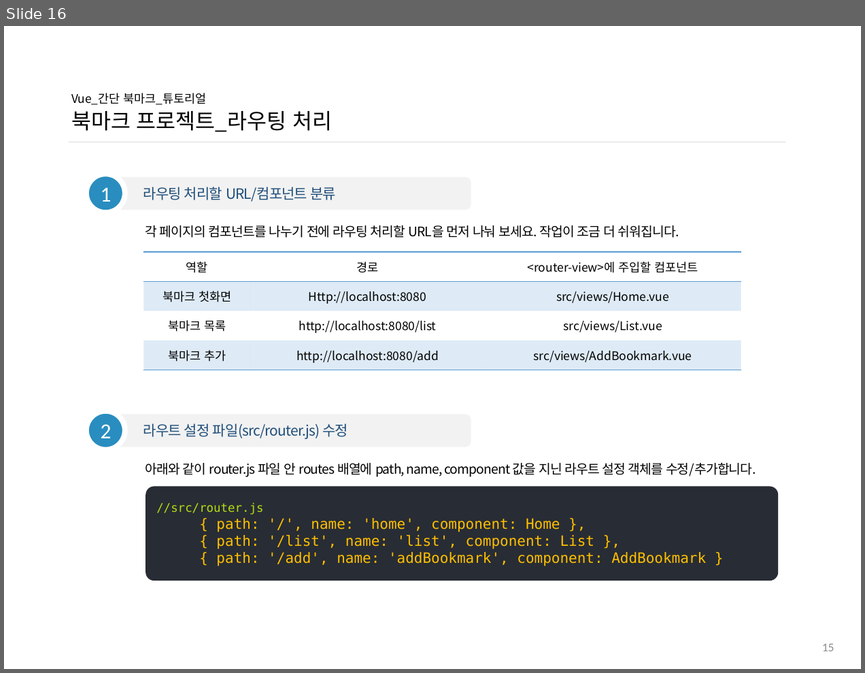
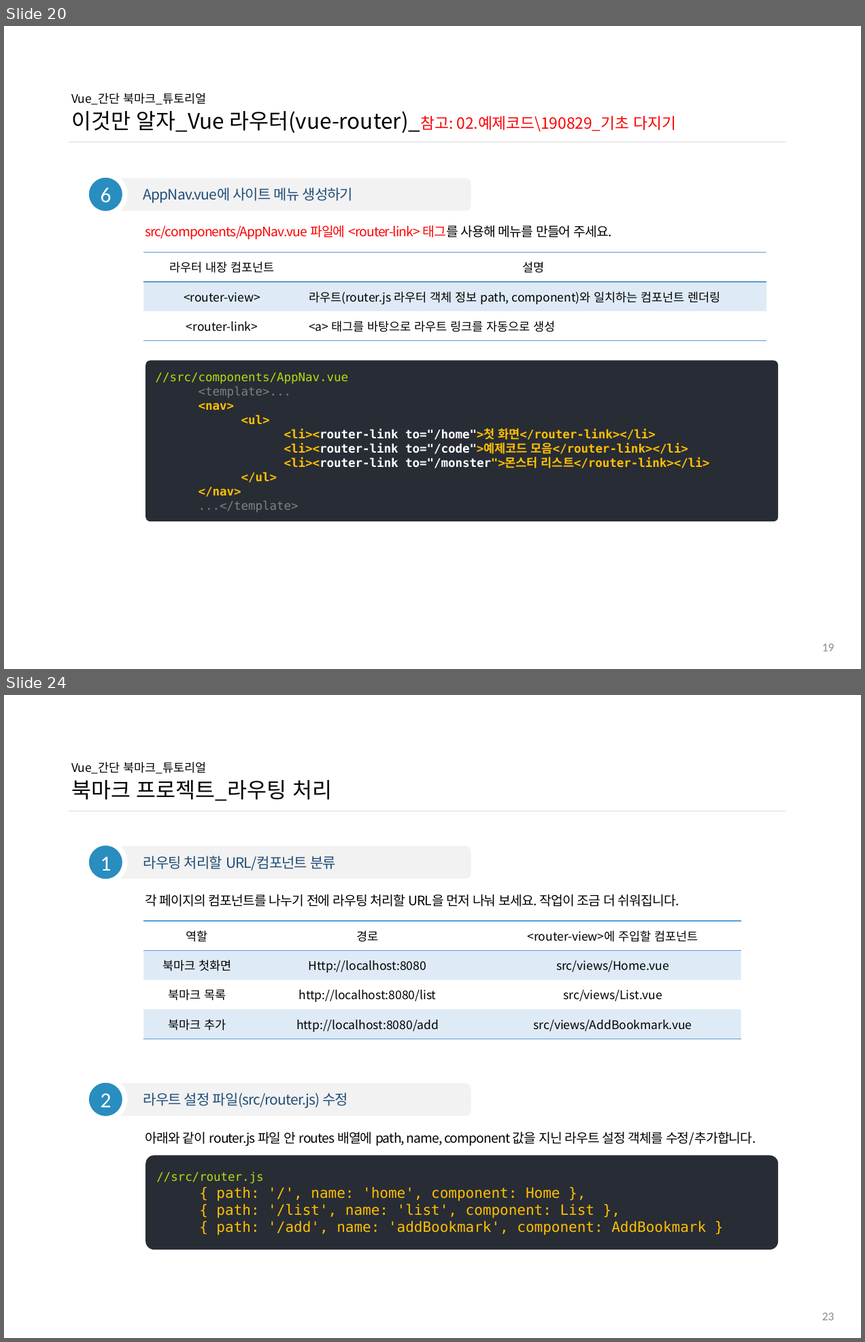
Before and after one commit to ddowon/vueStudy, a slide deck: 01.참고자료/190827_간단 북마크 만들기.pptx. Shown one above the other, each under a label of ours: slide 16 before the commit, slides 20 and 24 after it; the slides between them are not shown. The pictures are 865x673 and 865x1342 pixels, drawn with LibreOffice and Linux fonts; fonts in the diff are those of the drawing; background and template pictures are left out. Boxes give left, top, right and bottom in pixels: in the first picture for what was removed or moved away, otherwise in the second. Text is boxed around its words. In the diff, an @@ line names an element or a change of style, - is before the commit and + after.

Commit message:
8월 29일 스터디 자료 추가

```diff
--- a/01.참고자료/190827_간단 북마크 만들기.pptx
+++ b/01.참고자료/190827_간단 북마크 만들기.pptx
@@ slide 20 added at [4,26,861,669], background #FFFFFF @@
@@ title added at [71,93,677,133], 18 pt, text #000000 @@
+Vue_간단 북마크_튜토리얼
+이것만 알자_Vue 라우터(vue-router)_참고: 02.예제코드\190829_기초 다지기
@@ line added from (68, 142) to (785, 142), #D9D9D9 0.5 pt @@
@@ ellipse added at [86,175,125,214], fill #298DBF, outline #FFFFFF 4.5 pt, 18 pt, text #FFFFFF @@
+6
@@ rounded rectangle added at [107,178,471,210], fill #F2F2F2, 12 pt, text #1F4E79 @@
+AppNav.vue에 사이트 메뉴 생성하기
@@ text added at [145,225,612,240], 11 pt, text #FF0000 @@
+src/components/AppNav.vue 파일에 <router-link> 태그를 사용해 메뉴를 만들어 주세요.
@@ table added at [143,252,766,340], 3 rows, 2 columns @@
+라우터 내장 컴포넌트 | 설명
+<router-view> | 라우트(router.js 라우터 객체 정보 path, component)와 일치하는 컴포넌트 렌더링
+<router-link> | <a> 태그를 바탕으로 라우트 링크를 자동으로 생성
@@ rounded rectangle added at [145,360,778,521], fill #282C34, 10 pt, text #FFC000, bold @@
+//src/components/AppNav.vue
+  <template>...
+  <nav>
+    <ul>
+      <li><router-link to="/home">첫 화면</router-link></li>
+      <li><router-link to="/code">예제코드 모음</router-link></li>
+      <li><router-link to="/monster">몬스터 리스트</router-link></li>
+    </ul>
+  </nav>
+  ...</template>
@@ page number added at [822,643,834,651], 10 pt, text #8C8C8C @@
+19
@@ what was slide 16 is now slide 24 @@
@@ page number at [822,1312,834,1320]: text changed @@
-15
+23
```
Also in this commit, not shown: 1 slide changed, 7 other slides added, 23 other files.
